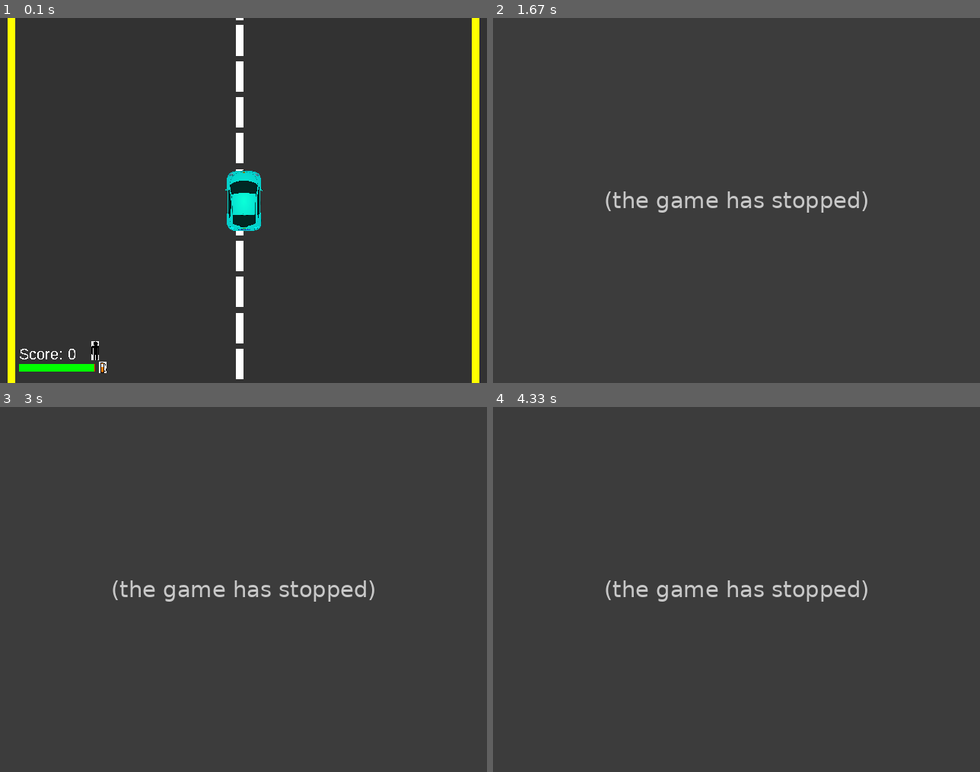
Above: before the commit, frames 1-4 (two rows, left to right).
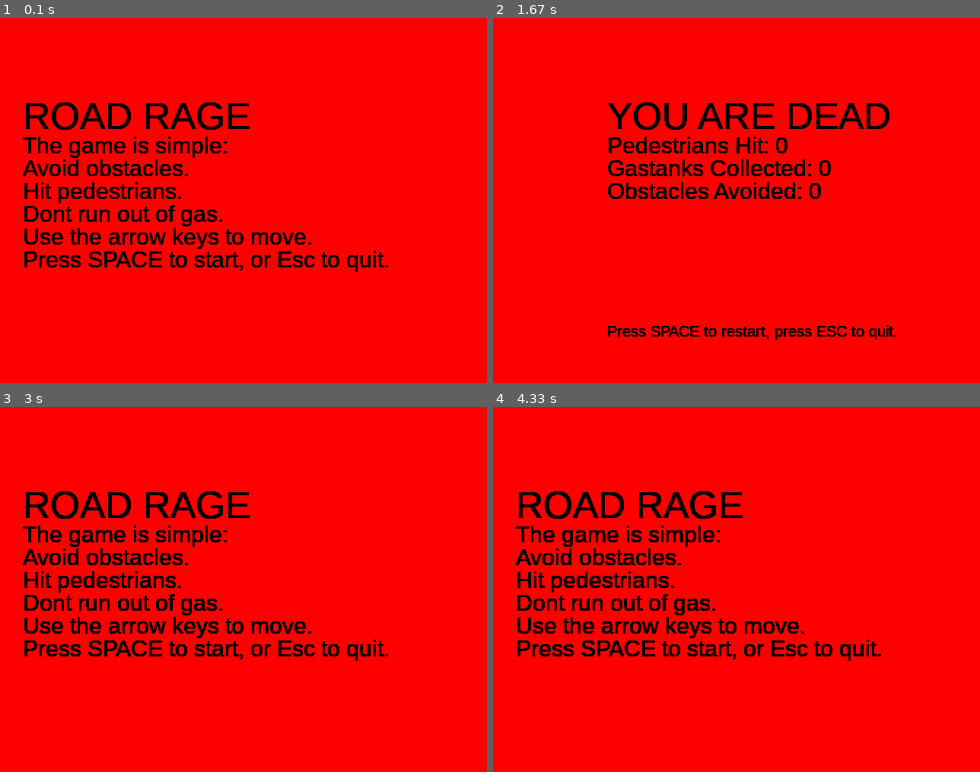
Above: after the commit, the same moments.

Repository: sd18spring/InteractiveProgramming
Game: pygame game, started from game.py
Same seed, same stepped clock (60 frames per second), same inputs: the game is played once before the commit and once after it.
Inputs:
- Up to frame 1 (0.1 s): no input
- Up to frame 2 (1.67 s): tap Space at 0.33 s; hold Right 0.67-1.13 s; hold Space 1.17-1.47 s; hold Up from 1.5 s (still down)
- Up to frame 3 (3 s): release Up at 1.8 s; tap Space at 1.83 s
- Up to frame 4 (4.33 s): no input

The runs differ from the first frame. In frame 1, 100% of the frame differs, in the area x 0-100%, y 0-100%; in frame 2, 100%; in frame 3, 100%; in frame 4, 100%.
Before the commit the program exited at 0.72 s; later frames show no game.

Commit message:
main menu and death screen

Diff:
--- a/game.py
+++ b/game.py
@@ -4,8 +4,6 @@
 import time
 import numpy
 import random
-pygame.init()
-pygame.font.init()
 
 class Model(object):
     """keeps track of the game state"""
@@ -40,6 +38,7 @@
             obstacle.update()
             if obstacle.y>500:
                 obstacle.kill()
+                self.player.obstacles_avoided+=1
         for line in self.rd_lines:
             line.update()
             if line.y>520:
@@ -48,7 +47,6 @@
         self.player.is_collided_with_gas(self.gastanks)
         self.player.is_collided_with_peds(self.pedestrians)
         self.player.is_collided_with_obst(self.obstacles)
-
 
     def add_obj(self):
         """Randomly adds objects for the player to interact with"""
@@ -86,15 +84,6 @@
                 obst.add(self.all_objs)
                 obst.add(self.obstacles)
 
-    def detect_collisions(self):
-        """detect collisions between player and objs"""
-
-        objs=pygame.sprite.groupcollide(self.player_group, self.all_objs, False, False)
-        if objs:
-            for i in objs[self.player]:
-                i.kill()
-
-
 class RoadLines(pygame.sprite.Sprite):
     """road lines to simulate the road moving by"""
     def __init__(self, y=0):
@@ -105,7 +94,6 @@
 
     def update(self):
         self.y += .50
-
 
 class EnvironmentObject(pygame.sprite.Sprite):
     """base class for objects"""
@@ -166,6 +154,8 @@
         self.alive = True
         self.vx = 0.0
         self.vy = 0.0
+        self.gas_collected = 0
+        self.obstacles_avoided = 0
 
     def update(self):
         if self.x < 1:
@@ -197,6 +187,7 @@
         for gas_sprite in gas_group:
             if self.rect.colliderect(gas_sprite.rect):
                 self.gas_level += 5
+                self.gas_collected += 1
                 if self.gas_level > 100:
                     self.gas_level = 100
                 gas_sprite.kill()
@@ -212,13 +203,10 @@
             if self.rect.colliderect(obst_sprite.rect):
                 self.alive = False
 
-
-
-
 class View():
     """drawing what is in the model"""
     def __init__(self, model):
-
+        """initialize model, screen, and HUD elements"""
         self.model = model
         self.screen = pygame.display.set_mode((640,480))
         self.gas_image = pygame.image.load('gas.png')
@@ -290,29 +278,77 @@
             if event.key == pygame.K_RIGHT:
                 self.model.player.vx += 1
 
-
-
-
-class MainMenu():
-    """main menu"""
-    pass
-
-class PauseMenu():
-    """pause menu"""
-    pass
-
-FPS = 30
-fpsClock = pygame.time.Clock()
-
-
-
-
-if __name__ == "__main__":
-
-    model = Model()
-    view = View(model)
-    controller = Controller(model)
-
+def main_menu():
+    """Main menu function"""
+    #screen
+    screen = pygame.display.set_mode((640,480))
+    screen.fill(pygame.Color(255,0,0))
+    #title
+    title_font = pygame.font.SysFont('Arial', 50)
+    title_surf = title_font.render('ROAD RAGE', True, (0,0,0))
+    #instructions
+    instruction_font = pygame.font.SysFont('Arial', 30)
+    instruction_surf1 = instruction_font.render('The game is simple:',True,(0,0,0))
+    instruction_surf2 = instruction_font.render('Avoid obstacles.',True,(0,0,0))
+    instruction_surf3 = instruction_font.render('Hit pedestrians.',True,(0,0,0))
+    instruction_surf4 = instruction_font.render('Dont run out of gas.',True,(0,0,0))
+    instruction_surf5 = instruction_font.render('Use the arrow keys to move.',True,(0,0,0))
+    instruction_surf6 = instruction_font.render('Press SPACE to start, or Esc to quit.',True,(0,0,0))
+
+    running = True
+    while running:
+        screen.blit(title_surf, (30,100))
+        screen.blit(instruction_surf1, (30,150))
+        screen.blit(instruction_surf2, (30,180))
+        screen.blit(instruction_surf3, (30,210))
+        screen.blit(instruction_surf4, (30,240))
+        screen.blit(instruction_surf5, (30,270))
+        screen.blit(instruction_surf6, (30,300))
+        for event in pygame.event.get():
+            if event.type == KEYDOWN:
+                if event.key == pygame.K_ESCAPE:
+                    pygame.quit()
+                if event.key == pygame.K_SPACE:
+                    running = False
+        pygame.display.update()
+
+def death_screen(model):
+    """screen that you see when you die"""
+    #screen
+    screen = pygame.display.set_mode((640,480))
+    screen.fill(pygame.Color(255,0,0))
+    #title
+    msg_font = pygame.font.SysFont('Arial', 50)
+    msg_surf = msg_font.render('YOU ARE DEAD', True, (0,0,0))
+    #instructions
+    stat_font = pygame.font.SysFont('Arial', 30)
+    stat_surf1 = stat_font.render('Pedestrians Hit: '+str(model.player.score),
+                                   True, (0,0,0))
+    stat_surf2 = stat_font.render('Gastanks Collected: '+str(model.player.gas_collected),
+                                   True, (0,0,0))
+    stat_surf3 = stat_font.render('Obstacles Avoided: '+str(model.player.obstacles_avoided),
+                                   True, (0,0,0))
+    #instructions
+    instruction_font = pygame.font.SysFont('Arial', 20)
+    instruction_surf = instruction_font.render('Press SPACE to restart, press ESC to quit.',
+                                   True, (0,0,0))
+
+    running = True
+    while running:
+        screen.blit(msg_surf, (150,100))
+        screen.blit(stat_surf1, (150,150))
+        screen.blit(stat_surf2, (150,180))
+        screen.blit(stat_surf3, (150,210))
+        screen.blit(instruction_surf, (150,400))
+        for event in pygame.event.get():
+            if event.type == KEYDOWN:
+                if event.key == K_SPACE:
+                    return True
+                if event.key == K_ESCAPE:
+                    return pygame.quit()
+        pygame.display.update()
+
+def main_game_loop(model,view,controller):
     running = True
     while running:
 
@@ -325,49 +361,17 @@
             running = False
         view.draw()
         time.sleep(.001)
-    pygame.quit()
-
-
-
-
-
-
-
-
-#MAIN GAME LOOP:
-    #size = (640, 480)
-    #screen = pygame.display.set_mode(size)
-    #pygame.display.set_caption('ROAD RAGE')
-    #running = True
-    #while running:
-        #for event in pygame.event.get():
-            #if event.type == QUIT:
-                #running = False
-        #time.sleep(.001)
-
-    #pygame.quit()
-
-
-#testing
-
-
-
-
-#if direction == 'right':
-#    carx += 5
-#
-#    if carx == 350:
-#        direction == 'down'
-#elif direction == 'down':
-#    cary += 5
-#    if cary == 480:
-#        direction == 'left'
-#if direction == 'left':
-#    carx += 5
-
-#    if carx == 20:
-#        direction == 'up'
-#elif direction == 'up':
-#    cary += 5
-#    if cary == 10:
-#        direction == 'right'
+
+if __name__ == "__main__":
+    pygame.init()
+    pygame.font.init()
+    FPS = 30
+    fpsClock = pygame.time.Clock()
+    running = True
+    while running:
+        model = Model()
+        view = View(model)
+        controller = Controller(model)
+        main_menu()
+        main_game_loop(model,view,controller)
+        running = death_screen(model)
